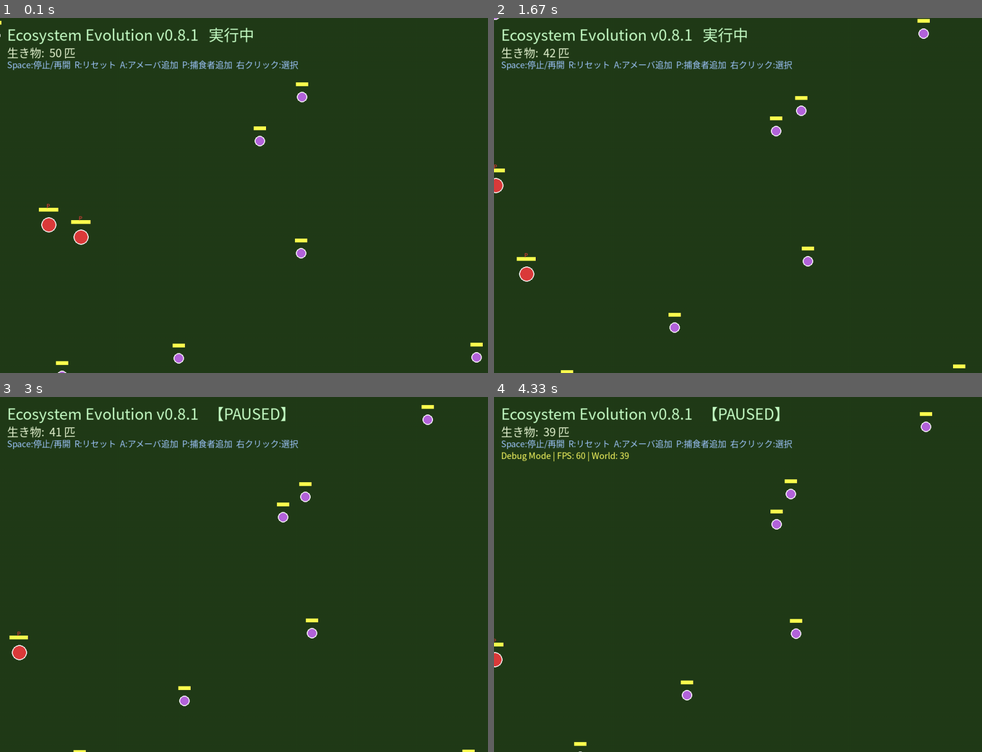
Above: before the commit, frames 1-4 (two rows, left to right).
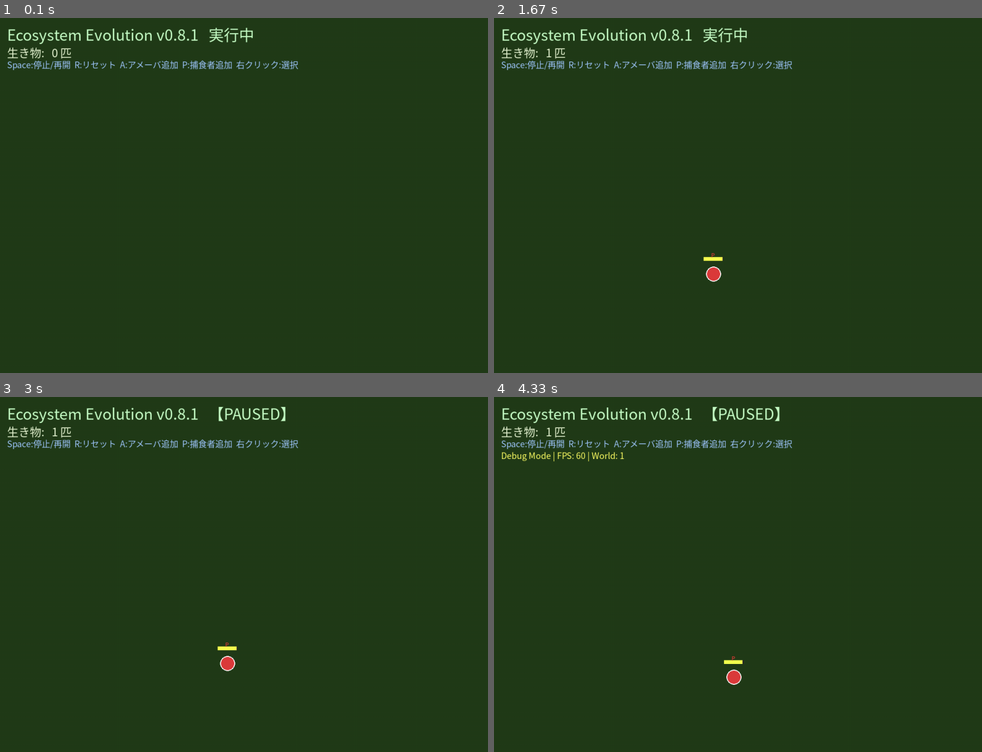
Above: after the commit, the same moments.

Repository: illuaStudio/ecosystem_evo
Game: pygame game, started from main.py
The game is run twice, just before and just after one commit, with the same random seed, the same clock (stepped at 60 frames per second) and the same inputs.
Inputs (mouse positions are in pixels of both pictures, inside the frame that each line leads up to):
- Up to frame 1 (0.1 s): no input
- Up to frame 2 (1.67 s): tap P at 0.33 s; tap Space at 0.67, 1.07, 1.37, 1.57 s; hold D 1-1.47 s; hold D from 1.5 s (still down)
- Up to frame 3 (3 s): tap Space at 1.87 s; release D at 1.97 s; click (336, 450) at 2.62 s
- Up to frame 4 (4.33 s): hold D 3.33-3.97 s; move the mouse to (767, 453) at 3.37 s; tap Space at 3.4, 3.7 s; click (733, 666) at 4.05 s

The runs differ from the first frame. In frame 1, 0.9% of the frame differs, in the area x 0-99%, y 0-100%; in frame 2, 1.0%, in the area x 0-97%, y 0-100%; in frame 3, 0.9%; in frame 4, 0.8%.

Commit message:
捕食行動の修正、捕食時の最大値超えの修正

Diff:
--- a/actions.py
+++ b/actions.py
@@ -36,67 +36,115 @@
 
 
 class ChaseAction(Action):
-    def __init__(self, target_type: str = "Amoeba", speed_multiplier: float = 1.25):
+    """視界内の指定種族を追跡し、接触時に捕食する。"""
+
+    def __init__(
+        self,
+        target_type: str = "Amoeba",
+        speed_multiplier: float = 1.25,
+        contact_padding: float = 8.0,
+    ):
         super().__init__()
         self.target_type = target_type
         self.speed_multiplier = speed_multiplier
-        self.target = None
+        self.contact_padding = contact_padding
+        self._target = None
 
     def execute(self, creature) -> bool:
         if not creature.world:
             return False
 
-        # ターゲットを探す or 更新
-        if self.target is None or not getattr(self.target, 'alive', True):
-            self.target = self._find_nearest_target(creature)
+        target = self._resolve_target(creature)
+        if target is None:
+            return False
 
-        if self.target:
-            dx = self.target.pos[0] - creature.pos[0]
-            dy = self.target.pos[1] - creature.pos[1]
-            dist = math.hypot(dx, dy)
-
-            if dist > 0:
-                speed = creature.get_current_speed() * self.speed_multiplier
-                creature.pos[0] += (dx / dist) * speed
-                creature.pos[1] += (dy / dist) * speed
-
-            # 接触判定
-            contact_dist = creature.traits["base_size"] + self.target.traits.get("base_size", 9) + 8
-            if dist < contact_dist:
-                self._eat_target(creature, self.target)
-                self.completed = True
-        else:
-            # 獲物がいなければ軽く徘徊
-            creature.wander_angle += random.uniform(-25, 25)
-            move = creature.get_current_speed() * 0.7
-            creature.pos[0] += math.cos(math.radians(creature.wander_angle)) * move
-            creature.pos[1] += math.sin(math.radians(creature.wander_angle)) * move
+        dist_after_move = self._approach(creature, target)
+        if dist_after_move <= self._reach(creature, target):
+            self._feed(creature, target)
+            self._target = None
 
         return False
 
-    def _find_nearest_target(self, creature):
-        """Worldを使って検索"""
+    def calculate_utility(self, creature) -> float:
+        prey = self._find_prey(creature)
+        if prey is None:
+            return 0.0
+
+        hunger = self._hunger_ratio(creature)
+        if hunger < 0.2:
+            return 0.0
+
+        closeness = self._closeness_ratio(creature, prey)
+        return min(1.0, hunger * (0.35 + closeness * 0.65))
+
+    def _resolve_target(self, creature):
+        if self._is_trackable(creature, self._target):
+            return self._target
+        self._target = self._find_prey(creature)
+        return self._target
+
+    def _is_trackable(self, creature, target) -> bool:
+        if target is None or not target.alive:
+            return False
+        if target.species.name != self.target_type:
+            return False
+        return self._distance(creature, target) <= creature.get_current_vision()
+
+    def _find_prey(self, creature):
+        if not creature.world:
+            return None
         return creature.world.get_nearest_creature(
             creature.pos,
             species_name=self.target_type,
-            max_dist=creature.get_current_vision()
+            max_dist=creature.get_current_vision(),
+            exclude=creature,
         )
 
-    def _eat_target(self, creature, target):
-        eat = min(45, target.energy * 0.8)
-        target.energy -= eat
-        creature.energy += eat * 1.1
+    @staticmethod
+    def _distance(creature, other) -> float:
+        return math.hypot(
+            other.pos[0] - creature.pos[0],
+            other.pos[1] - creature.pos[1],
+        )
+
+    def _approach(self, creature, target) -> float:
+        """ターゲットへ移動し、移動後の距離を返す。"""
+        dx = target.pos[0] - creature.pos[0]
+        dy = target.pos[1] - creature.pos[1]
+        dist = math.hypot(dx, dy)
+        if dist == 0:
+            return 0.0
+
+        step = creature.get_current_speed() * self.speed_multiplier
+        creature.pos[0] += (dx / dist) * step
+        creature.pos[1] += (dy / dist) * step
+        return self._distance(creature, target)
+
+    def _reach(self, creature, target) -> float:
+        return (
+            creature.traits["base_size"]
+            + target.traits.get("base_size", 9)
+            + self.contact_padding
+        )
+
+    @staticmethod
+    def _feed(creature, target) -> None:
+        stolen = min(45, target.energy * 0.8)
+        target.energy -= stolen
+        cap = creature.traits.get("max_energy", 400)
+        creature.energy = min(cap, creature.energy + stolen * 1.1)
         if target.energy <= 0:
             target.alive = False
 
-    def calculate_utility(self, creature) -> float:
-        hunger = max(0.0, 1.0 - (creature.energy / creature.traits.get("max_energy", 400)))
+    @staticmethod
+    def _hunger_ratio(creature) -> float:
+        cap = creature.traits.get("max_energy", 400)
+        if cap <= 0:
+            return 1.0
+        return max(0.0, min(1.0, 1.0 - creature.energy / cap))
 
-        target = self._find_nearest_target(creature)
-        proximity_bonus = 0.0
-        if target:
-            dist = math.hypot(target.pos[0] - creature.pos[0], target.pos[1] - creature.pos[1])
-            proximity_bonus = max(0.0, 1.0 - (dist / creature.get_current_vision())) * 0.85
-
-        utility = hunger * 1.55 + proximity_bonus * 1.1
-        return min(1.0, utility)
+    def _closeness_ratio(self, creature, prey) -> float:
+        vision = creature.get_current_vision()
+        if vision <= 0:
+            return 0.0
+        return max(0.0, min(1.0, 1.0 - self._distance(creature, prey) / vision))
--- a/config/worlds/grassland.json
+++ b/config/worlds/grassland.json
@@ -1,9 +1,9 @@
 {
   "name": "Grassland",
   "display_name": "草原の生態系",
-  "world_width": 2400,
-  "world_height": 1800,
+  "world_width": 500,
+  "world_height": 500,
   "background_color": [34, 60, 25],
-  "initial_amoeba": 40,
-  "initial_predator": 10
+  "initial_amoeba": 0,
+  "initial_predator": 0
 }
--- a/creature.py
+++ b/creature.py
@@ -42,10 +42,8 @@
         self.energy -= self.traits["energy_consume_base"]
         self.last_pos = self.pos.copy()
 
-        # Action管理
-        if self.current_action is None or self.current_action.is_completed():
-            self.current_action = self.mind.decide_next_action(self)
-
+        # 毎フレーム utility を再評価（Wander は完了しないため、完了待ちだと行動が固定される）
+        self.current_action = self.mind.decide_next_action(self)
         self.current_action.execute(self)
 
         # 境界制限
--- a/mind.py
+++ b/mind.py
@@ -1,5 +1,4 @@
 from abc import ABC, abstractmethod
-import random
 
 
 class Mind(ABC):
@@ -15,13 +14,6 @@
         self.action_defs = mind_data.get("actions", [])
 
     def decide_next_action(self, creature):
-        # print(f"\n[Mind] {creature.species.name} (Age:{creature.age} Energy:{creature.energy:.1f}/{creature.traits.get('max_energy')})")
-
-        # 現在のActionが継続中かチェック
-        if creature.current_action and not creature.current_action.is_completed():
-            print(f"  → 継続中: {creature.current_action.__class__.__name__}")
-            return creature.current_action
-
         best_action = None
         best_score = -1.0
 
@@ -53,5 +45,13 @@
             from actions import WanderAction
             best_action = WanderAction()
 
-        # print(f"  ★ 最終選択: {best_action.__class__.__name__} (Score: {best_score:.3f})")
+        # 同種の行動が選ばれたら進行中インスタンスを維持（追跡ターゲット等を保持）
+        current = creature.current_action
+        if (
+            current is not None
+            and not current.is_completed()
+            and type(current) is type(best_action)
+        ):
+            return current
+
         return best_action
--- a/world.py
+++ b/world.py
@@ -26,10 +26,10 @@
         # 初期生物生成
         factory = CreatureFactory()
 
-        for _ in range(world_data.get("initial_amoeba", 40)):
+        for _ in range(world_data.get("initial_amoeba", 0)):
             self.add_creature(factory.create("Amoeba", world=self))
 
-        for _ in range(world_data.get("initial_predator", 10)):
+        for _ in range(world_data.get("initial_predator", 0)):
             self.add_creature(factory.create("Predator", world=self))
 
     def add_creature(self, creature):
